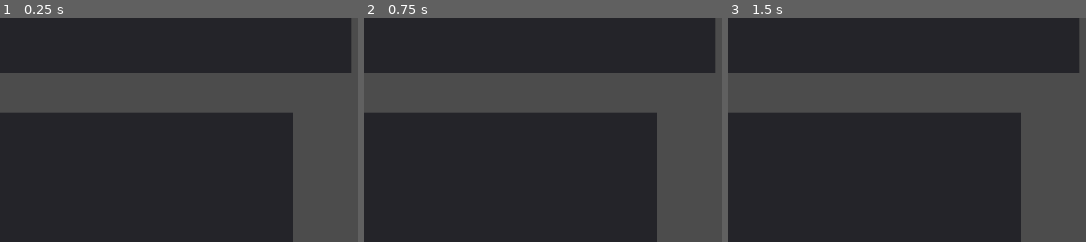
Above: before the commit, frames 1-3 (left to right).
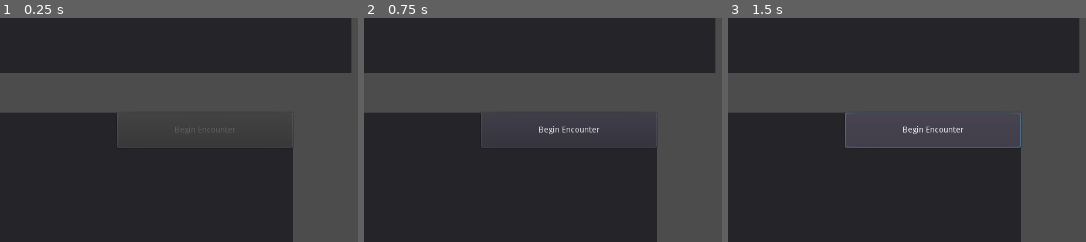
Above: after the commit, the same moments.

Repository: Trainzack/CS4700Final
Game: Godot game, scene res://scenes/OverworldScene.tscn
Two runs of this game, one before a commit and one after it. Both use one fixed random seed, a clock stepped at 60 frames per second and the inputs below.
Inputs (mouse positions are % of the whole screen's width and height, from its top left):
- Up to frame 1 (0.25 s): no input
- Up to frame 2 (0.75 s): tap Enter at 0.5 s; drag from (7, 21) to (27, 5) at 0.52 s
- Up to frame 3 (1.5 s): click (79, 65) at 1.25 s, where only the run after the commit has a clickable "Begin Encounter"
The pictures show only the part of the screen within x 50-100%, y 40-90%; the shares and areas given below are measured in that part.

The runs differ from the first frame. In frame 1, 4.9% of the frame differs, in the area x 32-82%, y 42-59%; in frame 2, 4.9%; in frame 3, 7.7%.

Commit message:
Began work to allow you to enter encounters

Diff:
--- a/scenes/Board.gd
+++ b/scenes/Board.gd
@@ -71,7 +71,7 @@
 		boardArray.append(tileArray)
 		unitArray.append(tempUnitArray)
 
-	encounter.type = "river"
+	encounter.type = "final"
 	encounter.build_board(self)
 
 
--- a/scenes/Encounter.gd
+++ b/scenes/Encounter.gd
@@ -45,15 +45,15 @@
 		"M......M",
 		"MM....MM",
 	],[[2,0,"R",1],[3,0,"N",1],[4,0,"N",1],[5,0,"G",1],[6,0,"E",1],[4,5,"C",0],[5,5,"N",0],[3,5,"N",0]]],
-	"river":	[[
-		".......~",
-		".......~",
-		".......~",
-		".....~~~",
-		"......~~",
-		".......~",
-		".......~",
-		".......~",
+	"final":	[[
+		"........",
+		".M~..~M.",
+		".~....~.",
+		"........",
+		"........",
+		".~....~.",
+		".M~..~M.",
+		"........",
 	],[[6,3,"S",1],[3,0,"N",1],[4,0,"N",1],[5,0,"G",1],[6,0,"E",1],[4,5,"C",0],[5,5,"N",0],[3,5,"N",0]]],
 }
 
--- a/scenes/MasterCombatScene.tscn
+++ b/scenes/MasterCombatScene.tscn
@@ -5,7 +5,7 @@
 [ext_resource path="res://scenes/UIManager.tscn" type="PackedScene" id=3]
 [ext_resource path="res://music/CTL.ogg" type="AudioStream" id=4]
 
-[node name="MasterCombatScene" type="Node" index="0"]
+[node name="MasterCombatScene" type="Node"]
 
 script = ExtResource( 1 )
 
--- a/scenes/OverworldNode.gd
+++ b/scenes/OverworldNode.gd
@@ -71,5 +71,4 @@
 	if event is InputEventMouseButton \
 	and event.button_index == BUTTON_LEFT \
 	and event.is_pressed():
-		print("clicked")
 		emit_signal("clicked")
--- a/scenes/OverworldScene.gd
+++ b/scenes/OverworldScene.gd
@@ -5,7 +5,7 @@
 
 onready var node_container = $Container/Panel
 onready var node_name = $Container/InfoPanel/NodeName
-
+onready var begin_encounter = $Container/InfoPanel/BeginEncounter
 
 var node_distance = 80.0
 
@@ -34,6 +34,7 @@
 # var b = "textvar"
 
 func _ready():
+	begin_encounter.connect("pressed",self,"begin_encounter")
 
 	# Create all of the nodes
 	for x in range(node_x):
@@ -82,9 +83,16 @@
 func on_click(node):
 	if not selected_node == null:
 		selected_node.unselect()
+	begin_encounter.disabled = false
 	selected_node = node
 	selected_node.select()
 	node_name.text = selected_node.get_name()
+
+func begin_encounter():
+	if selected_node == null:
+		printerr("Error: Cannot begin encounter when no node is selected!")
+	else:
+		pass
 
 #func _process(delta):
 #	# Called every frame. Delta is time since last frame.
--- a/scenes/OverworldScene.tscn
+++ b/scenes/OverworldScene.tscn
@@ -2,7 +2,7 @@
 
 [ext_resource path="res://scenes/OverworldScene.gd" type="Script" id=1]
 
-[node name="OverworldScene" type="Node"]
+[node name="OverworldScene" type="Node" index="0"]
 
 script = ExtResource( 1 )
 
@@ -85,8 +85,8 @@
 anchor_top = 0.0
 anchor_right = 0.0
 anchor_bottom = 0.0
-margin_right = 40.0
-margin_bottom = 14.0
+margin_right = 300.0
+margin_bottom = 60.0
 rect_pivot_offset = Vector2( 0, 0 )
 rect_clip_content = false
 mouse_filter = 2
@@ -96,3 +96,29 @@
 percent_visible = 1.0
 lines_skipped = 0
 max_lines_visible = -1
+_sections_unfolded = [ "Rect" ]
+
+[node name="BeginEncounter" type="Button" parent="Container/InfoPanel" index="1"]
+
+anchor_left = 1.0
+anchor_top = 0.0
+anchor_right = 1.0
+anchor_bottom = 0.0
+margin_left = -300.0
+margin_bottom = 60.0
+rect_pivot_offset = Vector2( 0, 0 )
+rect_clip_content = false
+focus_mode = 2
+mouse_filter = 0
+mouse_default_cursor_shape = 0
+size_flags_horizontal = 1
+size_flags_vertical = 1
+disabled = true
+toggle_mode = false
+enabled_focus_mode = 2
+shortcut = null
+group = null
+text = "Begin Encounter"
+flat = false
+align = 1
+_sections_unfolded = [ "Rect" ]
